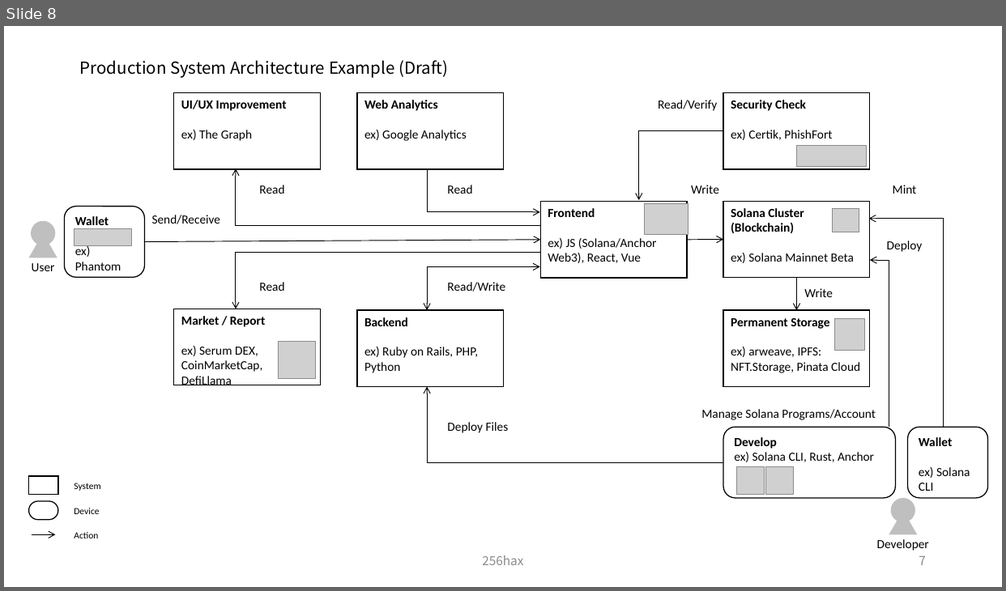
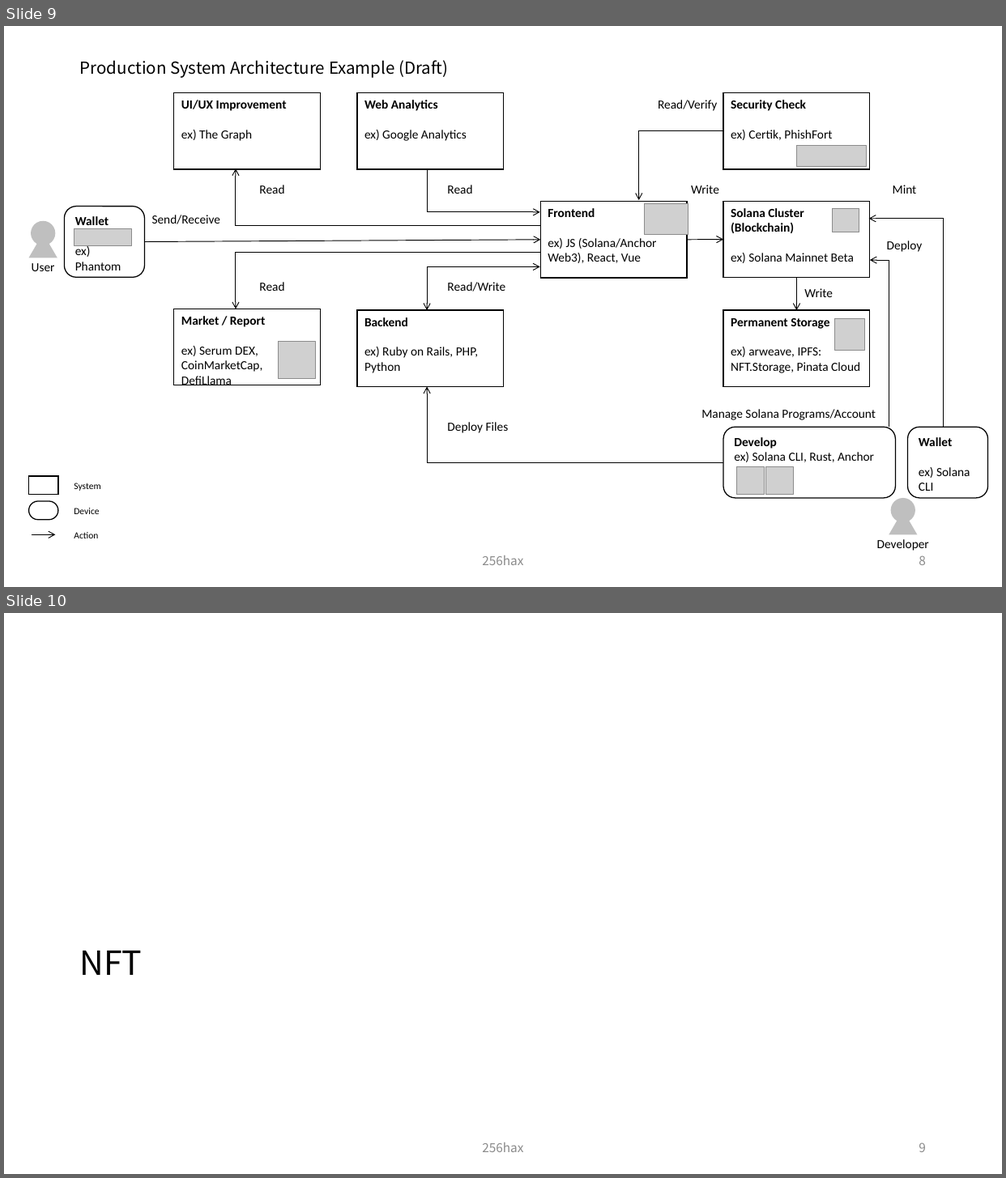
Before and after one commit to SmartGru25/Solana-React-Minimal, a slide deck: docs/Solana_Blockchain_Outline_Figure.pptx. Shown one above the other, each under a label of ours: slide 8 before the commit, slides 9 and 10 after it. The pictures are 1006x591 and 1006x1178 pixels, drawn with LibreOffice and Linux fonts; fonts in the diff are those of the drawing; grey boxes stand for pictures. Boxes give left, top, right and bottom in pixels: in the first picture for what was removed or moved away, otherwise in the second. Text is boxed around its words. In the diff, an @@ line names an element or a change of style, - is before the commit and + after.

```diff
--- a/docs/Solana_Blockchain_Outline_Figure.pptx
+++ b/docs/Solana_Blockchain_Outline_Figure.pptx
@@ slide 10 added at (4,613,1002,1174), background #FFFFFF @@
@@ title added at (79,951,142,975), 32 pt, text #000000 @@
+NFT
@@ text added at (482,1143,523,1152), 12 pt, text #8C8C8C @@
+256hax
@@ page number added at (918,1143,926,1152), 12 pt, text #8C8C8C @@
+9
@@ what was slide 8 is now slide 9 @@
@@ page number at (918,556,926,565): text changed @@
-7
+8
```
Also in this commit, not shown: 4 slides changed, 5 other slides added.
